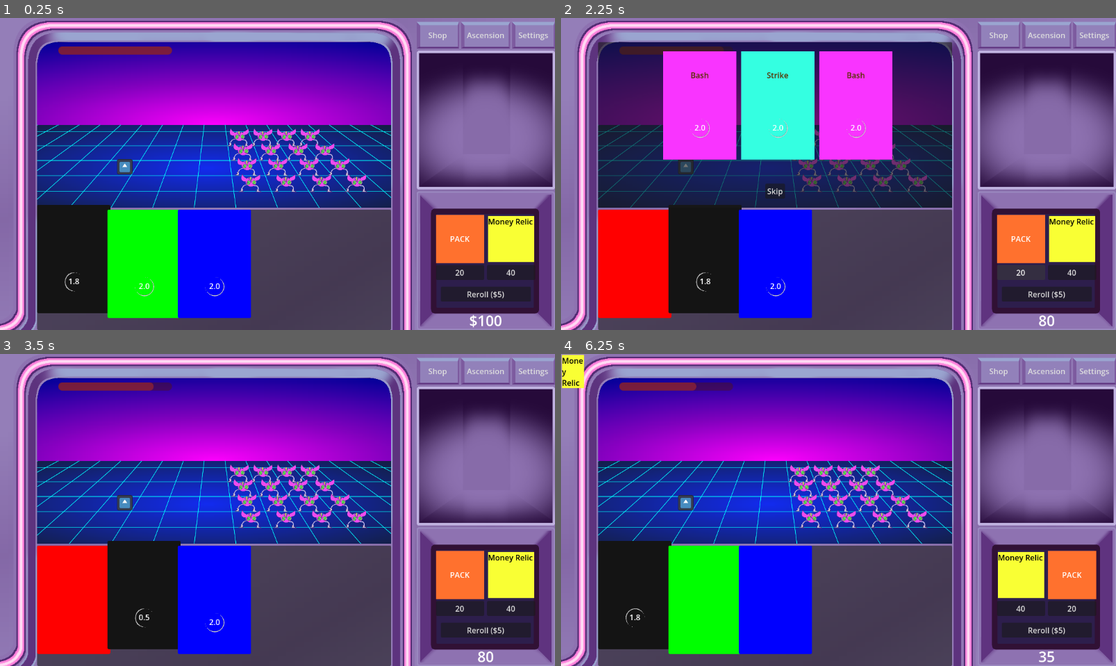
Above: before the commit, frames 1-4 (two rows, left to right).
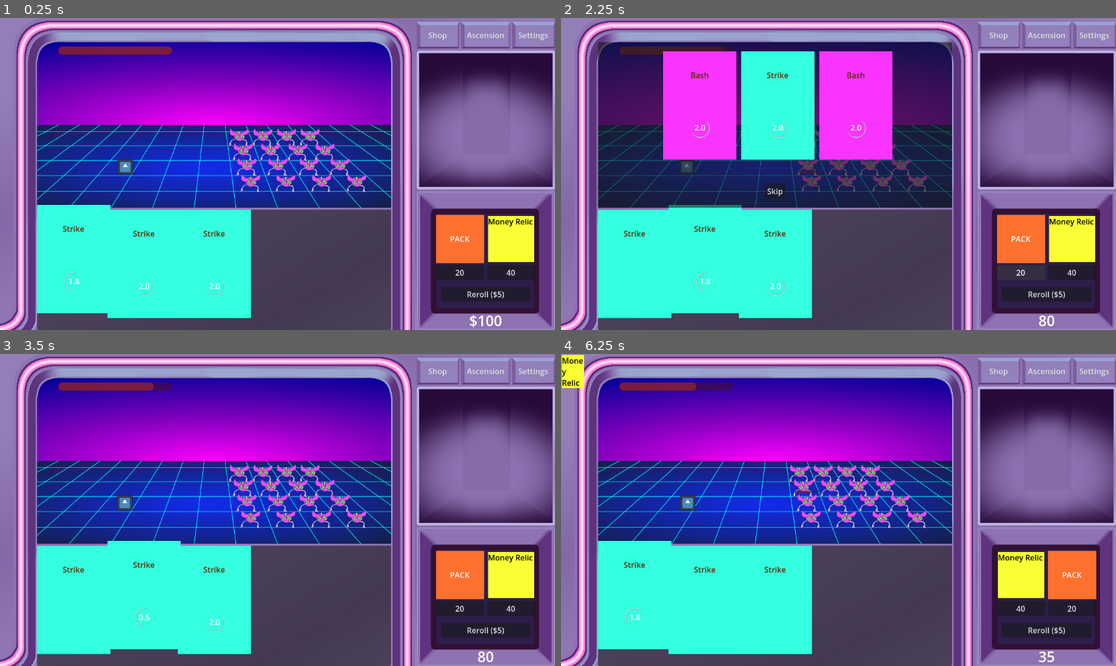
Above: after the commit, the same moments.

Repository: followthedopamine/card-battler
Game: Godot game, scene res://scenes/main.tscn
Two runs of this game, one before a commit and one after it. Both use one fixed random seed, a clock stepped at 60 frames per second and the inputs below. The engine's default icon, where the game draws it, is replaced by a stand-in: a white triangle on a blue panel in a dark square.
Inputs:
- Up to frame 1 (0.25 s): no input
- Up to frame 2 (2.25 s): click "Shop" at 0.5 s; click "Ascension" at 1.25 s; click "20" at 2 s
- Up to frame 3 (3.5 s): click "Skip" at 2.75 s
- Up to frame 4 (6.25 s): click "40" at 3.5 s; click "Reroll ($5)" at 4.25 s; click "Shop" at 5 s; click "Ascension" at 5.75 s

The runs differ from the first frame. In frame 1, 13% of the frame differs, in the area x 6-46%, y 45-97%; in frame 2, 14%; in frame 3, 13%; in frame 4, 14%, in the area x 6-47%, y 43-97%.

Commit message:
feat(cardEffect): added a basic version of the cardeffect resource.

Diff:
--- a/Player.gd
+++ b/Player.gd
@@ -39,7 +39,7 @@
 	health -= damage
 	SignalBus.player_health_change.emit(health)
 
-func _on_attack_card_played(_card: Dictionary):
+func _on_attack_card_played(_card: Resource):
 	is_attacking = true
 
 func _ready() -> void:
--- a/autoloads/SignalBus.gd
+++ b/autoloads/SignalBus.gd
@@ -16,9 +16,6 @@
 # Relic signals
 signal relic_added(relic: Relic)
 
-signal card_played_target_enemy(card_effect: Dictionary)
-signal card_played_target_player(card_effect: Dictionary)
-signal card_played_target_shop(card_effect: Dictionary)
 
 # PlayPanel signals
 signal wave_start(wave: int)
@@ -26,3 +23,7 @@
 signal enemy_dead(payout: int)
 signal player_max_health(new_value: int)
 signal player_health_change(new_value: int)
+
+signal card_played_target_enemy(card_effect: Dictionary)
+signal card_played_target_player(card_effect: Dictionary)
+signal card_played_target_shop(card_effect: Dictionary)
--- a/scenes/card/Card.gd
+++ b/scenes/card/Card.gd
@@ -12,11 +12,10 @@
 @export var tooltips: Array[String] = []
 
 @export var price: int = 5
+@export var card_effect: CardEffect
 
 @export_range(0.0, 5.0) var duration := 2.0
 var time_remaining := duration
-
-
 
 # Draggable dependant on this existing
 var activated := false
@@ -58,7 +57,6 @@
 		timer_spinner.rotation += delta * 10
 
 func _on_timer_timeout() -> void:
-	activate_effect()
 	deactivate()
 
 func set_colour(index: int):
@@ -69,9 +67,6 @@
 	new_style.bg_color = new_colour
 	panel.add_theme_stylebox_override("panel", new_style)
 
-# Replace this function in card extensions
-func activate_effect() -> void:
-	pass
 
 func activate():
 	timer.start(duration)
@@ -79,11 +74,15 @@
 	panel.position.y = -10
 	change_colour(DISABLED_COLOUR)
 
-
 	time_remaining = duration
 
 	timer_label.show()
 	timer_spinner.show()
+
+	if is_instance_valid(card_effect):
+		card_effect.run_effects()
+	else:
+		push_error("ERROR: This should not be reachable. In card_name:", card_name, " | ", name)
 
 	activated = true
 
@@ -101,3 +100,8 @@
 	# with the visuals.
 	activated = false
 	completed.emit(self)
+
+## An exposed version of the equivalent function from the attached card effect
+## So we can access this directly on individual cards more easily
+func add_on_play_callable(callable: Callable):
+	card_effect.add_on_play_callable(callable)
--- /dev/null
+++ b/scenes/card/CardEffect.gd
@@ -0,0 +1,59 @@
+@tool
+class_name CardEffect
+extends Resource
+
+enum Target { NONE, ENEMY, PLAYER, SHOP }
+enum GridTarget { NONE, FRONT, BACK, RANDOM }
+enum GridTargetType { NONE, SINGLE, AOE, ALL }
+
+# PRIMARY CARD TARGET
+@export var target: Target
+
+# ENEMY TARGETING
+@export var enemy_target: GridTarget
+## What is being affected (relative to the target if applicable)
+@export var enemy_target_type: GridTargetType
+
+# PLAYER/ENEMY DAMAGE
+@export var damage: float
+
+# PLAYER/ENEMY STATUSES
+@export var poison: int
+@export var bleed: int
+@export var stun: int
+
+# PLAYER DEFENSIVE
+@export var shield: float
+@export var heal: float
+
+## ECONOMY
+## Coins given or taken on playing the card
+@export var currency: int
+
+@export var on_play_callables: Array[Callable] = []
+
+func add_on_play_callable(callable: Callable):
+	on_play_callables.push_front(callable)
+
+func run_on_play_callables():
+	for callable in on_play_callables:
+		callable.call()
+
+func modify_currency(coin_amount: int):
+	var modified_currency = floori(coin_amount * PlayerManager.currency_modifier)
+	PlayerManager.currency += modified_currency
+
+func run_effects():
+	match target:
+		Target.ENEMY:
+			SignalBus.card_played_target_enemy.emit(self)
+		Target.PLAYER:
+			SignalBus.card_played_target_player.emit(self)
+		Target.SHOP:
+			SignalBus.card_played_target_shop.emit(self)
+
+	if (currency):
+		modify_currency(currency)
+
+	if (on_play_callables.size()):
+		run_on_play_callables()
--- /dev/null
+++ b/scenes/card/resources/CardData.tres
@@ -0,0 +1,11 @@
+[gd_resource type="Resource" script_class="CardData" load_steps=6 format=3 uid="uid://dcd3tbx2gontl"]
+
+[ext_resource type="PackedScene" uid="uid://4ex7gtlfrwxg" path="res://scenes/cards/001_strike/001Strike.tscn" id="1_giks7"]
+[ext_resource type="PackedScene" uid="uid://d35rw33uis836" path="res://scenes/cards/002_defend/002Defend.tscn" id="2_6ivet"]
+[ext_resource type="PackedScene" uid="uid://imqxo7pwy7fr" path="res://scenes/cards/003_bash/003Bash.tscn" id="3_x0ic4"]
+[ext_resource type="PackedScene" uid="uid://bsgc6i8225s8e" path="res://scenes/cards/004_money/004Money.tscn" id="4_a5w6v"]
+[ext_resource type="Script" uid="uid://dpjqhxy4qigbr" path="res://scenes/card/CardData.gd" id="5_v01xt"]
+
+[resource]
+script = ExtResource("5_v01xt")
+cards = Array[PackedScene]([ExtResource("1_giks7"), ExtResource("2_6ivet"), ExtResource("3_x0ic4"), ExtResource("4_a5w6v")])
--- /dev/null
+++ b/scenes/card/resources/CardEffect.tres
@@ -0,0 +1,7 @@
+[gd_resource type="Resource" script_class="CardEffect" load_steps=2 format=3 uid="uid://chqo3f353o4dc"]
+
+[ext_resource type="Script" uid="uid://fuokg41g7d8s" path="res://scenes/card/CardEffect.gd" id="1_ltshm"]
+
+[resource]
+script = ExtResource("1_ltshm")
+metadata/_custom_type_script = "uid://fuokg41g7d8s"
--- a/scenes/cards/001_strike/001Strike.tscn
+++ b/scenes/cards/001_strike/001Strike.tscn
@@ -1,7 +1,15 @@
-[gd_scene load_steps=3 format=3 uid="uid://4ex7gtlfrwxg"]
+[gd_scene load_steps=5 format=3 uid="uid://4ex7gtlfrwxg"]
 
 [ext_resource type="Script" uid="uid://bhf2cspdbatk5" path="res://scenes/cards/001_strike/001Strike.gd" id="1_o2y2q"]
 [ext_resource type="Texture2D" uid="uid://cqmbngwmt7fyn" path="res://scenes/right_panel/tabs/shop/shop_slot/images/placeholder_card_2.png" id="2_lvmms"]
+[ext_resource type="Script" uid="uid://fuokg41g7d8s" path="res://scenes/card/CardEffect.gd" id="3_wtk4w"]
+
+[sub_resource type="Resource" id="Resource_w782d"]
+script = ExtResource("3_wtk4w")
+target = 1
+enemy_target = 1
+damage = 35.0
+metadata/_custom_type_script = "uid://fuokg41g7d8s"
 
 [node name="001Strike" type="Control"]
 layout_mode = 3
@@ -10,3 +18,4 @@
 card_name = "Strike"
 sprite_texture = ExtResource("2_lvmms")
 tooltips = Array[String](["This is tooltip 1", "This is tooltip 2", "This is a very long tooltip wow it's so long and h …(202 unchanged characters)…
+card_effect = SubResource("Resource_w782d")
--- a/scenes/cards/002_defend/002Defend.tscn
+++ b/scenes/cards/002_defend/002Defend.tscn
@@ -1,13 +1,17 @@
-[gd_scene load_steps=3 format=3 uid="uid://d35rw33uis836"]
+[gd_scene load_steps=4 format=3 uid="uid://d35rw33uis836"]
 
 [ext_resource type="Script" uid="uid://dd0eigp14wvs1" path="res://scenes/cards/002_defend/002Defend.gd" id="1_ucw34"]
-[ext_resource type="Texture2D" uid="uid://d68dtnn7maij" path="res://scenes/right_panel/tabs/shop/shop_slot/images/placeholder_card_3.png" id="2_x7x73"]
+[ext_resource type="Script" uid="uid://fuokg41g7d8s" path="res://scenes/card/CardEffect.gd" id="2_x7x73"]
+
+[sub_resource type="Resource" id="Resource_v1cvn"]
+script = ExtResource("2_x7x73")
+shield = null
+heal = null
+metadata/_custom_type_script = "uid://fuokg41g7d8s"
 
 [node name="002Defend" type="Control"]
 layout_mode = 3
 anchors_preset = 0
 script = ExtResource("1_ucw34")
-card_name = "Defend"
-sprite_texture = ExtResource("2_x7x73")
-tooltips = Array[String](["Here's a way more normal tooltip"])
+card_effect = SubResource("Resource_v1cvn")
 metadata/_custom_type_script = "uid://c531eyaws05rr"
--- a/scenes/cards/003_bash/003Bash.tscn
+++ b/scenes/cards/003_bash/003Bash.tscn
@@ -1,7 +1,12 @@
-[gd_scene load_steps=3 format=3 uid="uid://imqxo7pwy7fr"]
+[gd_scene load_steps=5 format=3 uid="uid://imqxo7pwy7fr"]
 
 [ext_resource type="Script" uid="uid://digy50x3cgxaw" path="res://scenes/cards/003_bash/003Bash.gd" id="1_rsiir"]
 [ext_resource type="Texture2D" uid="uid://fq2hvr681ovf" path="res://scenes/right_panel/tabs/shop/shop_slot/images/placeholder_card_4.png" id="2_6mysx"]
+[ext_resource type="Script" uid="uid://fuokg41g7d8s" path="res://scenes/card/CardEffect.gd" id="3_5bxcd"]
+
+[sub_resource type="Resource" id="Resource_twnnm"]
+script = ExtResource("3_5bxcd")
+metadata/_custom_type_script = "uid://fuokg41g7d8s"
 
 [node name="003Bash" type="Control"]
 layout_mode = 3
@@ -9,4 +14,5 @@
 script = ExtResource("1_rsiir")
 card_name = "Bash"
 sprite_texture = ExtResource("2_6mysx")
+card_effect = SubResource("Resource_twnnm")
 metadata/_custom_type_script = "uid://c531eyaws05rr"
--- a/scenes/cards/004_money/004Money.gd
+++ b/scenes/cards/004_money/004Money.gd
@@ -1,9 +1,4 @@
 extends Card
 
-var base_currency: float = 5
-
-@onready var modified_currency = floori(base_currency * PlayerManager.currency_modifier)
-
-func activate_effect() -> void:
-	modified_currency = floori(base_currency * PlayerManager.currency_modifier)
-	PlayerManager.currency += modified_currency
+func _ready() -> void:
+	super()
--- a/scenes/cards/004_money/004Money.tscn
+++ b/scenes/cards/004_money/004Money.tscn
@@ -1,7 +1,12 @@
-[gd_scene load_steps=3 format=3 uid="uid://bsgc6i8225s8e"]
+[gd_scene load_steps=5 format=3 uid="uid://bsgc6i8225s8e"]
 
 [ext_resource type="Script" uid="uid://bthm086bp4wy2" path="res://scenes/cards/004_money/004Money.gd" id="1_xg368"]
 [ext_resource type="Texture2D" uid="uid://fq2hvr681ovf" path="res://scenes/right_panel/tabs/shop/shop_slot/images/placeholder_card_4.png" id="2_4gsnr"]
+[ext_resource type="Script" uid="uid://fuokg41g7d8s" path="res://scenes/card/CardEffect.gd" id="3_4gsnr"]
+
+[sub_resource type="Resource" id="Resource_xet4v"]
+script = ExtResource("3_4gsnr")
+metadata/_custom_type_script = "uid://fuokg41g7d8s"
 
 [node name="004Money" type="Control"]
 layout_mode = 3
@@ -10,5 +15,6 @@
 card_name = "Money"
 sprite_texture = ExtResource("2_4gsnr")
 tooltips = Array[String](["Add %modified_currency% gold"])
+card_effect = SubResource("Resource_xet4v")
 duration = 2.5
 metadata/_custom_type_script = "uid://c531eyaws05rr"
--- a/scenes/cards/resources/CardData.tres
+++ /dev/null
@@ -1,11 +0,0 @@
-[gd_resource type="Resource" script_class="CardData" load_steps=6 format=3 uid="uid://dcd3tbx2gontl"]
-
-[ext_resource type="Script" uid="uid://dpjqhxy4qigbr" path="res://scenes/card/CardData.gd" id="1_4pjgk"]
-[ext_resource type="PackedScene" uid="uid://4ex7gtlfrwxg" path="res://scenes/cards/001_strike/001Strike.tscn" id="1_eu71x"]
-[ext_resource type="PackedScene" uid="uid://d35rw33uis836" path="res://scenes/cards/002_defend/002Defend.tscn" id="2_0s4so"]
-[ext_resource type="PackedScene" uid="uid://imqxo7pwy7fr" path="res://scenes/cards/003_bash/003Bash.tscn" id="3_17ju4"]
-[ext_resource type="PackedScene" uid="uid://bsgc6i8225s8e" path="res://scenes/cards/004_money/004Money.tscn" id="4_17ju4"]
-
-[resource]
-script = ExtResource("1_4pjgk")
-cards = Array[PackedScene]([ExtResource("1_eu71x"), ExtResource("2_0s4so"), ExtResource("3_17ju4"), ExtResource("4_17ju4")])
--- a/scenes/hand/Hand.gd
+++ b/scenes/hand/Hand.gd
@@ -1,7 +1,7 @@
 class_name Hand extends HBoxContainer
 
 
-@export var card_scene : PackedScene
+@export var card_data : CardData
 
 var cards: Array[Card]
 
@@ -9,11 +9,7 @@
 	#SignalBus.card_discarded.connect(_on_card_discarded)
 
 	for i in range(PlayerManager.hand_size):
-		var new_card = card_scene.instantiate()
-		new_card.set_colour(i)
-
-		if not draw(new_card):
-			new_card.queue_free()
+		draw_random()
 
 	start_round()
 
@@ -47,10 +43,11 @@
 		if child is Card:
 			cards.append(child)
 
-	cards[0].activate()
+	if (cards.size()):
+		cards[0].activate()
 
 func draw_random() -> void:
-	var new_card = card_scene.instantiate()
+	var new_card = card_data.cards[randi() % card_data.cards.size()].instantiate()
 	new_card.set_colour(randi())
 
 	if not draw(new_card):
--- a/scenes/hand/Hand.tscn
+++ b/scenes/hand/Hand.tscn
@@ -1,9 +1,15 @@
-[gd_scene load_steps=3 format=3 uid="uid://bjq04um7xfdx1"]
+[gd_scene load_steps=5 format=3 uid="uid://bjq04um7xfdx1"]
 
 [ext_resource type="Script" uid="uid://dj7rwicwlmnf7" path="res://scenes/hand/Hand.gd" id="1_ou7ip"]
-[ext_resource type="PackedScene" uid="uid://dxrk3ym1qbjt8" path="res://scenes/card/Card.tscn" id="2_0nsk7"]
+[ext_resource type="Script" uid="uid://dpjqhxy4qigbr" path="res://scenes/card/CardData.gd" id="2_0nsk7"]
+[ext_resource type="PackedScene" uid="uid://4ex7gtlfrwxg" path="res://scenes/cards/001_strike/001Strike.tscn" id="2_e07u2"]
+
+[sub_resource type="Resource" id="Resource_8vxba"]
+script = ExtResource("2_0nsk7")
+cards = Array[PackedScene]([ExtResource("2_e07u2")])
+metadata/_custom_type_script = "uid://dpjqhxy4qigbr"
 
 [node name="Hand" type="HBoxContainer"]
 size_flags_horizontal = 3
 script = ExtResource("1_ou7ip")
-card_scene = ExtResource("2_0nsk7")
+card_data = SubResource("Resource_8vxba")
--- a/scenes/packs/pack_opening/PackOpening.tscn
+++ b/scenes/packs/pack_opening/PackOpening.tscn
@@ -1,7 +1,7 @@
 [gd_scene load_steps=4 format=3 uid="uid://dnvmslc0lunfw"]
 
 [ext_resource type="Script" uid="uid://bo16smw5m0b5w" path="res://scenes/packs/pack_opening/scripts/PackOpening.gd" id="1_i2mxl"]
-[ext_resource type="Resource" uid="uid://dcd3tbx2gontl" path="res://scenes/cards/resources/CardData.tres" id="2_ry3jv"]
+[ext_resource type="Resource" uid="uid://dcd3tbx2gontl" path="res://scenes/card/resources/CardData.tres" id="2_ry3jv"]
 [ext_resource type="PackedScene" uid="uid://dxrk3ym1qbjt8" path="res://scenes/card/Card.tscn" id="3_hnckt"]
 
 [node name="PackOpeningPanelContainer" type="Panel" node_paths=PackedStringArray("skip_button", "card_area")]
@@ -33,12 +33,21 @@
 
 [node name="Card" parent="VBoxContainer/HBoxContainer" instance=ExtResource("3_hnckt")]
 layout_mode = 2
+card_name = ""
+price = 5
+duration = 2.0
 
 [node name="Card2" parent="VBoxContainer/HBoxContainer" instance=ExtResource("3_hnckt")]
 layout_mode = 2
+card_name = ""
+price = 5
+duration = 2.0
 
 [node name="Card3" parent="VBoxContainer/HBoxContainer" instance=ExtResource("3_hnckt")]
 layout_mode = 2
+card_name = ""
+price = 5
+duration = 2.0
 
 [node name="SkipButton" type="Button" parent="VBoxContainer"]
 layout_mode = 2
--- a/scenes/play_panel/EnemyArea.gd
+++ b/scenes/play_panel/EnemyArea.gd
@@ -66,12 +66,14 @@
 		if (child.is_in_group("EnemyCell")):
 			_position_cell(child, child.get_grid_pos(), h_offset, vertical_slice)
 
-func _get_front_target():
-	var col_index = 0
+func _get_first_col_target(backwards = false):
+	var col_index = (enemy_grid_rows - 1) if backwards else 0
+	var col_shift = -1 if backwards else 1
+
 	for column in enemy_target_grid:
 		if !column.is_empty():
 			return enemy_node_grid[column.keys()[randi() % column.size()]][col_index]
-		col_index += 1
+		col_index += col_shift
 
 	return false
 
@@ -79,13 +81,16 @@
 	_position_cells()
 
 # TODO: Make this use a card as a resource
-func _on_card_played(card: Dictionary):
-	match card["target"]:
-		"front":
-			var target = _get_front_target()
+func _on_card_played(card: CardEffect):
+	match card.enemy_target:
+		CardEffect.GridTarget.FRONT:
+			var target = _get_first_col_target()
 			if (target):
 				target.process_card_effects(card)
-
+		CardEffect.GridTarget.BACK:
+			var target = _get_first_col_target(true)
+			if (target):
+				target.process_card_effects(card)
 func _ready() -> void:
 	self.connect("resized", _on_resized)
 	SignalBus.card_played_target_enemy.connect(_on_card_played)
--- a/scenes/play_panel/EnemyCell.gd
+++ b/scenes/play_panel/EnemyCell.gd
@@ -32,10 +32,11 @@
 		has_enemy = true
 		parent.add_cell_to_target_grid(grid_pos)
 
-func process_card_effects(card: Dictionary):
+func process_card_effects(card: CardEffect):
 	if has_enemy && is_instance_valid(enemy_scene):
-		if card["damage"]:
-			enemy_scene.take_damage(card["damage"])
+
+		if card.damage:
+			enemy_scene.take_damage(card.damage)
 
 
 ## So the enemy can report that it has been removed/defeated/whatever
Not shown, added: scenes/card/CardEffect.gd.uid
